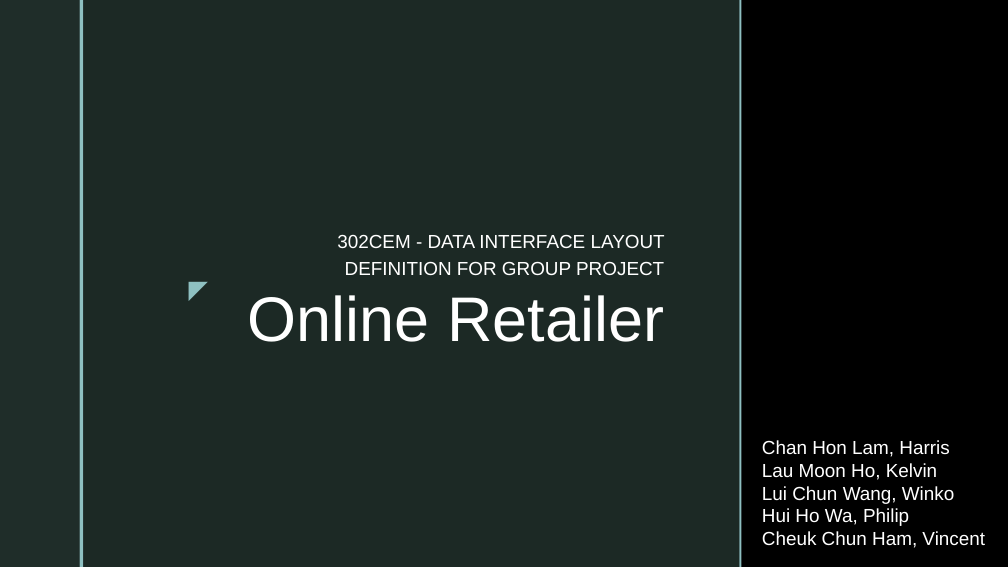
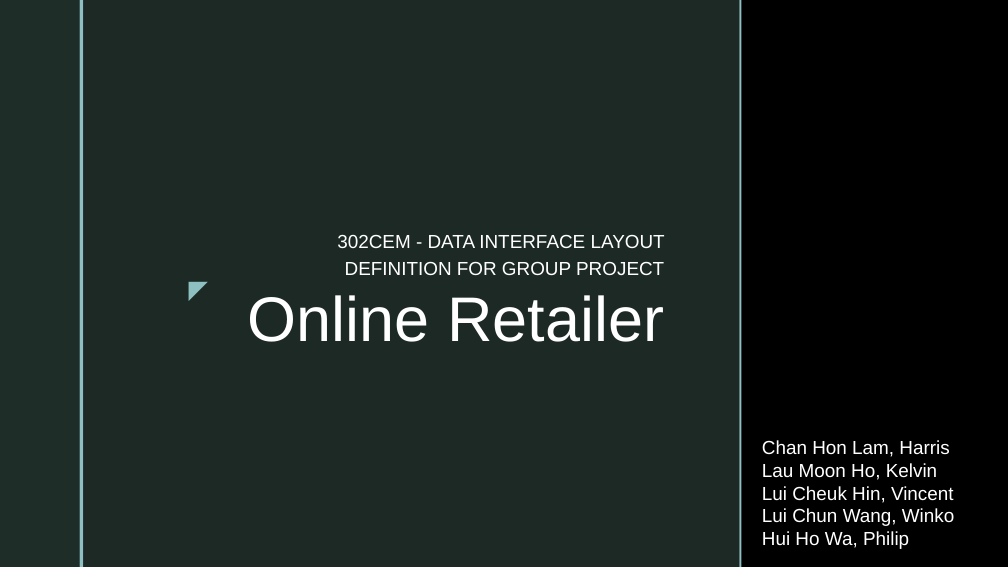
Before and after one commit to cu302cemgp3/302CEM, a slide deck: slide 1 of Data Interface Layout/Online_Retailer_Data_Interface_Layout_v2.0.pptx. Drawn at 1008x567 pixels with LibreOffice and Linux fonts; fonts in the diff are those of the drawing; background and template pictures are left out. Boxes give left, top, right and bottom in pixels: in the first picture for what was removed or moved away, otherwise in the second. Text is boxed around its words. In the diff, an @@ line names an element or a change of style, - is before the commit and + after.

```diff
--- a/Data Interface Layout/Online_Retailer_Data_Interface_Layout_v2.0.pptx
+++ b/Data Interface Layout/Online_Retailer_Data_Interface_Layout_v2.0.pptx
@@ text at bbox=[762, 486, 954, 503]: paragraph added @@
+Lui Cheuk Hin, Vincent
@@ text at bbox=[762, 531, 985, 548]: paragraph removed @@
-Cheuk Chun Ham, Vincent
```
Also in this commit, not shown: 1 other slide changed.
